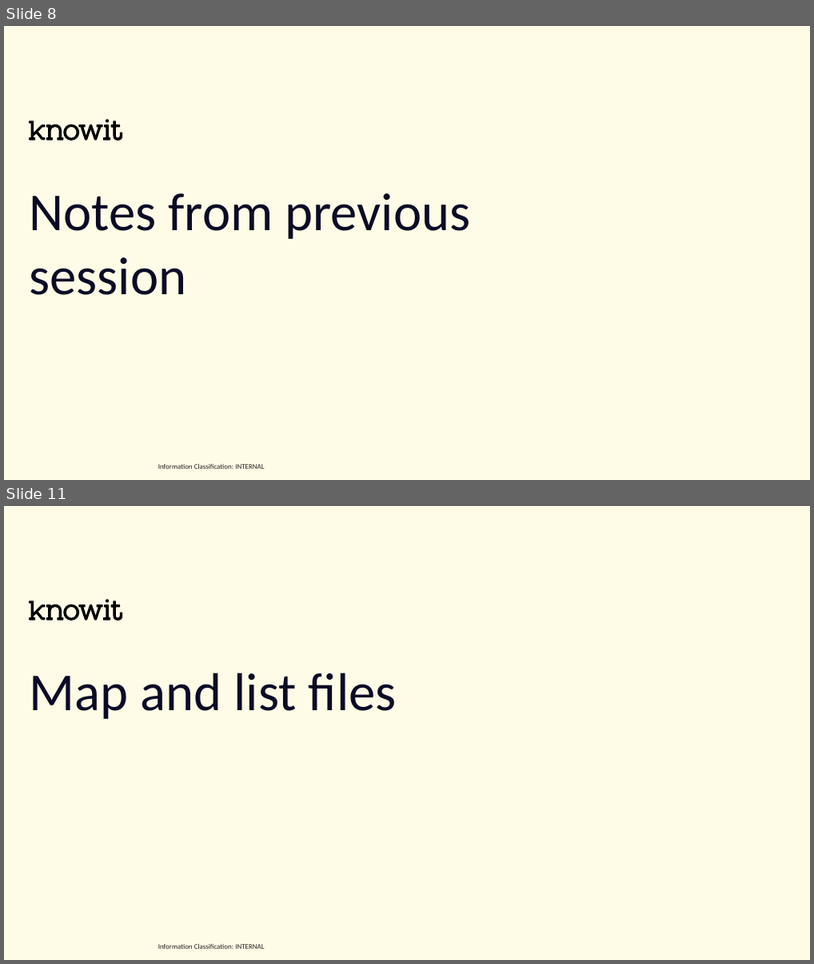
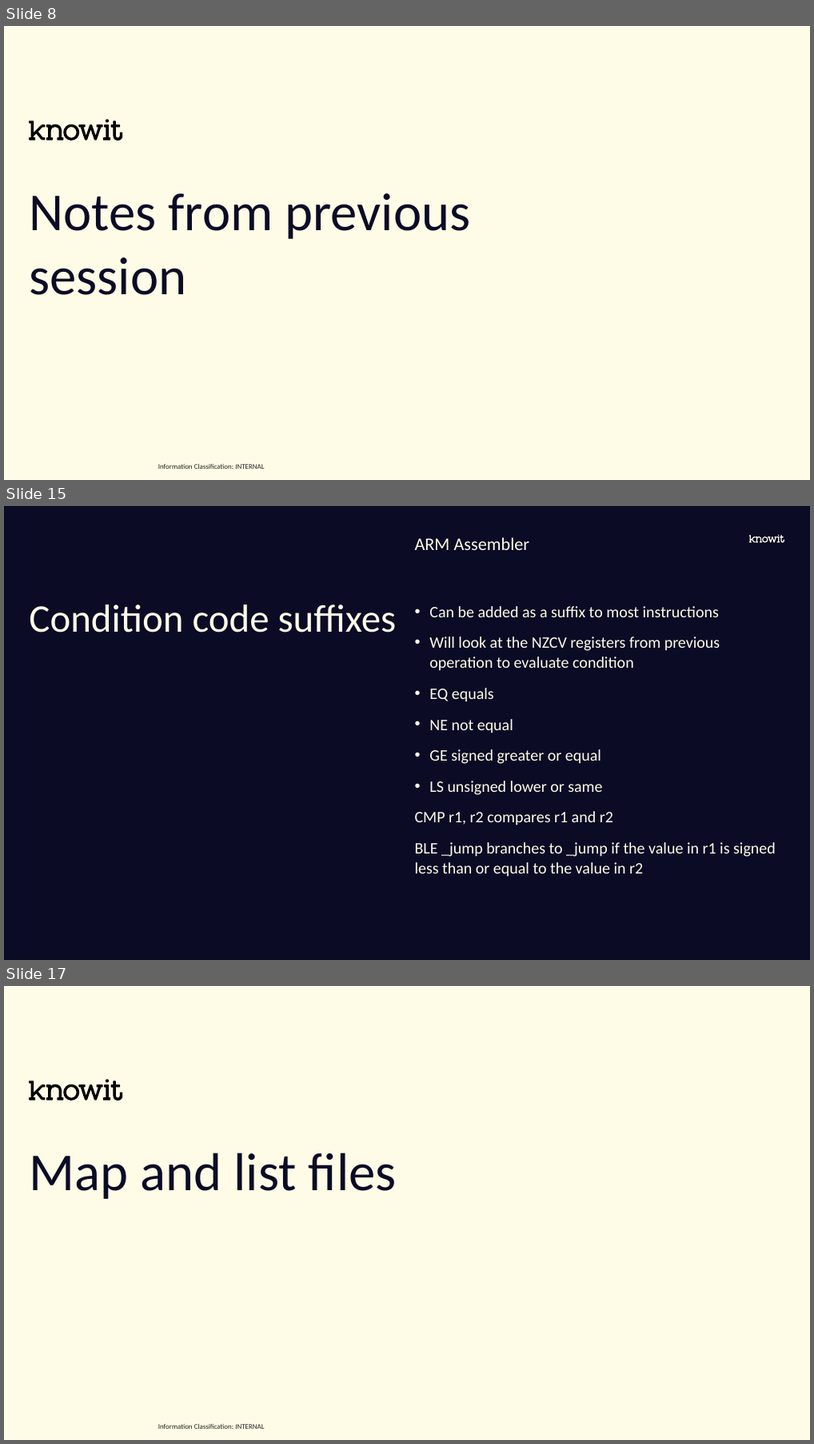
Before and after one commit to joelstr/knowit-embedded-academy, a slide deck: Assembler_and_compilers/Embedded academy - Assembler and Compilers.pptx. Shown one above the other, each under a label of ours: slides 8 and 11 before the commit, slides 8, 15 and 17 after it; the slides between them are not shown. The pictures are 814x964 and 814x1444 pixels, drawn with LibreOffice and Linux fonts; fonts in the diff are those of the drawing; background and template pictures are left out. Boxes give left, top, right and bottom in pixels: in the first picture for what was removed or moved away, otherwise in the second. Text is boxed around its words. In the diff, an @@ line names an element or a change of style, - is before the commit and + after.

```diff
--- a/Assembler_and_compilers/Embedded academy - Assembler and Compilers.pptx
+++ b/Assembler_and_compilers/Embedded academy - Assembler and Compilers.pptx
@@ slide 15 added at (4, 506, 810, 960), background #0B0B26 @@
@@ text added at (415, 537, 530, 550), 20 pt, text #FEFBE6 @@
+ARM Assembler
@@ freeform shape added at (750, 535, 785, 543), fill #FEFBE6 @@
@@ title added at (29, 604, 397, 632), 44 pt, text #FEFBE6 @@
+Condition code suffixes
@@ text added at (415, 606, 776, 876), 18 pt, text #FEFBE6 @@
+• Can be added as a suffix to most instructions
+• Will look at the NZCV registers from previous operation to evaluate condition
+• EQ equals
+• NE not equal
+• GE signed greater or equal
+• LS unsigned lower or same
+CMP r1, r2 compares r1 and r2
+BLE _jump branches to _jump if the value in r1 is signed less than or equal to the value in r2
@@ what was slide 11 is now slide 17 @@
```
Also in this commit, not shown: 5 slides changed, 13 other slides added.
